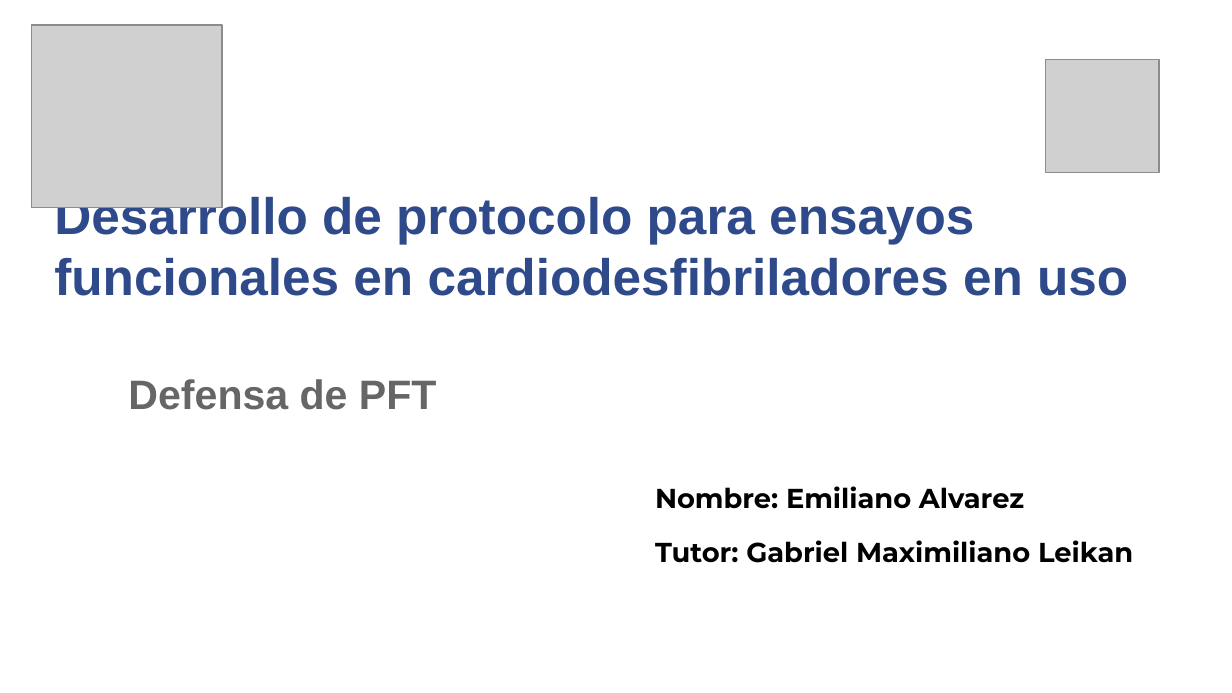
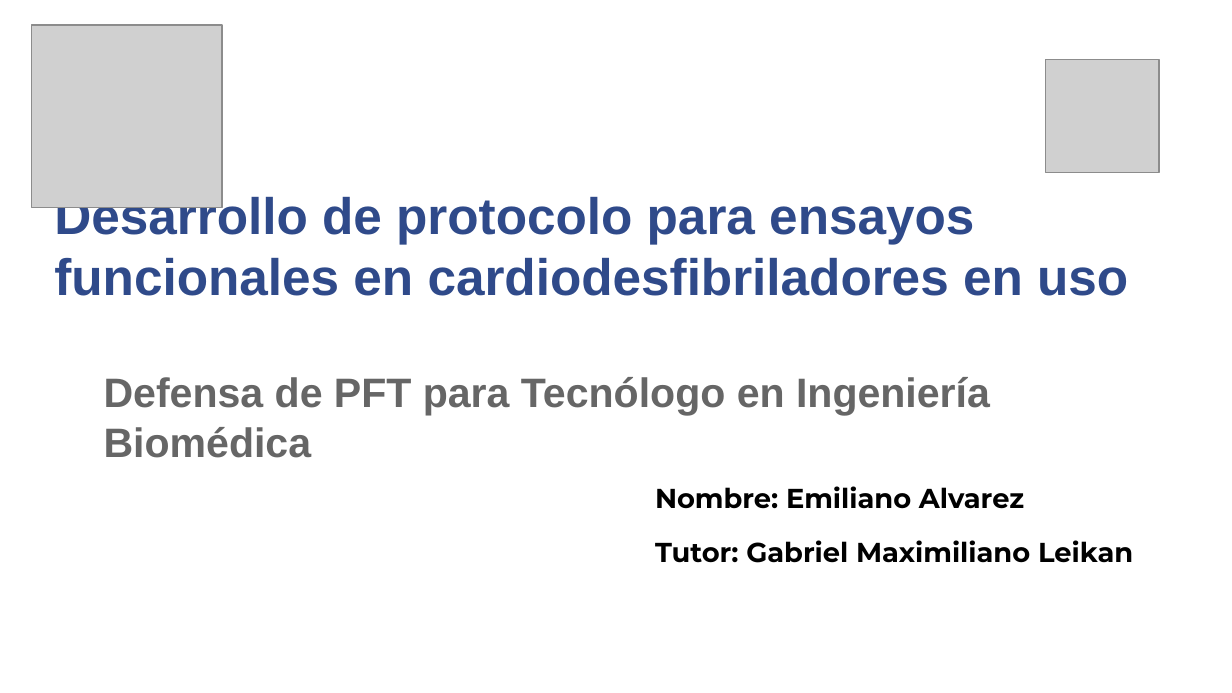
Before and after one commit to emito121/PFT-TIB, a slide deck: slide 1 of PFT Defensa - Emiliano Alvarez.pptx. Drawn at 1232x693 pixels with LibreOffice and Linux fonts; fonts in the diff are those of the drawing; grey boxes stand for pictures. Boxes give left, top, right and bottom in pixels: in the first picture for what was removed or moved away, otherwise in the second. Text is boxed around its words. In the diff, an @@ line names an element or a change of style, - is before the commit and + after.

```diff
--- a/PFT Defensa - Emiliano Alvarez.pptx
+++ b/PFT Defensa - Emiliano Alvarez.pptx
@@ text at [104,377,990,458]: text changed @@
-Defensa de PFT
+Defensa de PFT para Tecnólogo en Ingeniería Biomédica
```
Also in this commit, not shown: 4 other slides changed, 2 other files.
